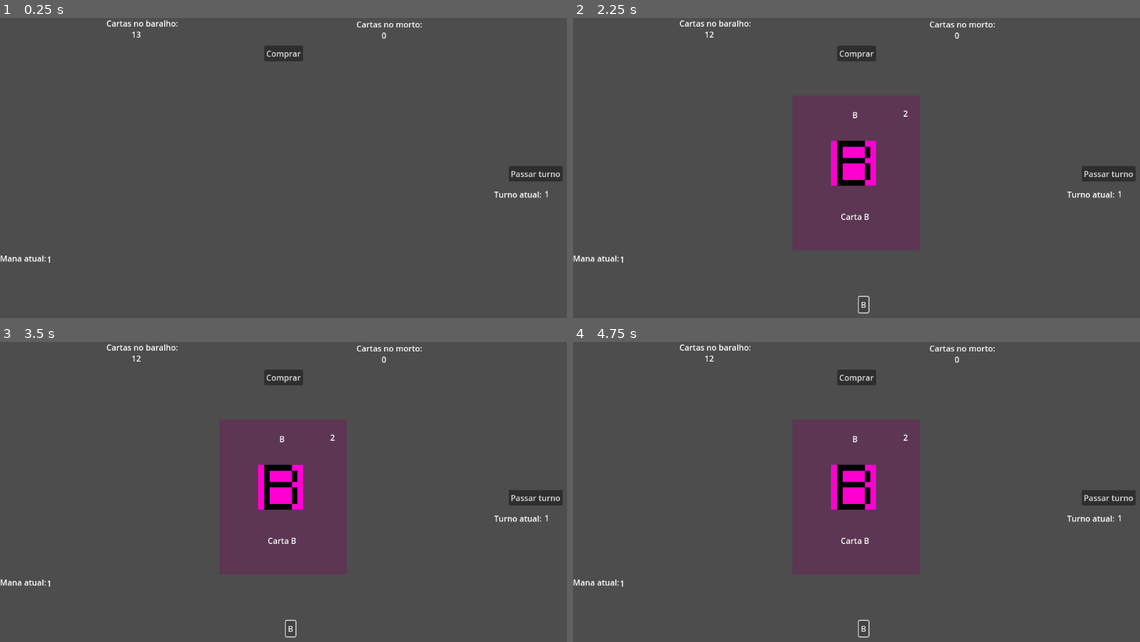
Above: before the commit, frames 1-4 (two rows, left to right).
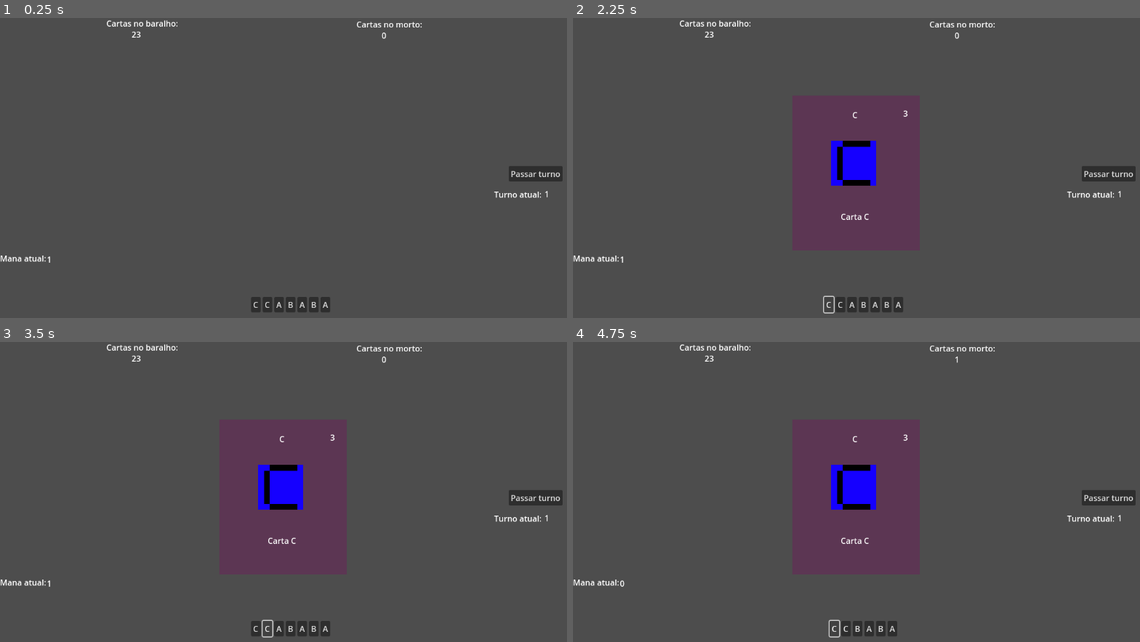
Above: after the commit, the same moments.

Repository: gdp-ufrj/alikia
Game: Godot game, scene res://Scenes/deck_system.tscn
Same seed, same stepped clock (60 frames per second), same inputs: the game is played once before the commit and once after it.
Inputs (mouse positions are in pixels of both pictures, inside the frame that each line leads up to):
- Up to frame 1 (0.25 s): no input
- Up to frame 2 (2.25 s): click (856, 54) at 0.5 s, where only the run before the commit has a clickable "Comprar"; click "B" at 1.25 s; click "B" (after the commit: "C") at 2 s
- Up to frame 3 (3.5 s): click "B" (after the commit: "C") at 2.75 s
- Up to frame 4 (4.75 s): click "B" (after the commit: "A") at 3.5 s; click "B" (after the commit: "C") at 4.25 s

The runs differ from the first frame. In frame 1, 0.9% of the frame differs, in the area x 23-59%, y 4-99%; in frame 2, 1.8%; in frame 3, 1.8%, in the area x 23-60%, y 4-99%; in frame 4, 1.8%.

Commit message:
feat: Compra carta ao iniciar turno

Diff:
--- a/Scenes/deck_system.tscn
+++ b/Scenes/deck_system.tscn
@@ -18,7 +18,7 @@
 deck_count_label = NodePath("DeckControl/DeckCount")
 discard_count_label = NodePath("DiscardControl/DiscardCount")
 equipped_cards = Array[Resource("res://Resources/CardData.gd")]([ExtResource("2_bqs1d"), ExtResource("3_ur5lm"), ExtResource("4_t3snl")])
-equipped_cards_quantity = Array[int]([6, 3, 4])
+equipped_cards_quantity = Array[int]([10, 10, 10])
 
 [node name="DeckControl" type="Control" parent="Deck"]
 layout_mode = 3
@@ -110,18 +110,10 @@
 offset_bottom = 146.0
 alignment = 1
 
-[node name="BuyButton" type="Button" parent="."]
-offset_left = 524.0
-offset_top = 55.0
-offset_right = 601.0
-offset_bottom = 86.0
-text = "Comprar"
-
 [node name="CardZoomControl" parent="." instance=ExtResource("3_mfhcc")]
 
 [node name="TurnManager" parent="." instance=ExtResource("7_43hh3")]
 
 [connection signal="on_card_zoom_enter" from="Hand" to="CardZoomControl" method="_on_hand_on_card_zoom_enter"]
 [connection signal="on_card_zoom_exit" from="Hand" to="CardZoomControl" method="_on_hand_on_card_zoom_exit"]
-[connection signal="pressed" from="BuyButton" to="Hand" method="_on_button_2_pressed"]
 [connection signal="pass_turn" from="TurnManager" to="Hand" method="_on_turn_manager_pass_turn"]
--- a/Scripts/DeckSystem/deck.gd
+++ b/Scripts/DeckSystem/deck.gd
@@ -35,15 +35,19 @@
 	deck_count_label.text = str(len(cards))
 	discard_count_label.text = str(0)
 
-func buy_card():
+func buy_cards(quantity : int = 1):
 	if(len(cards) == 0):
 		shuffle_deck()
 
-	if(len(cards) == 0): return null
+	var bought_cards : Array[CardData] = []
 
-	var card : CardData = cards.pop_front()
+	for i in range(quantity):
+		if(len(cards) == 0): break
+		var card : CardData = cards.pop_front()
+		bought_cards.append(card)
+
 	deck_count_label.text = str(len(cards))
-	return card
+	return bought_cards
 
 func on_use_card(used_card):
 	discard_deck.push_front(used_card)
--- a/Scripts/DeckSystem/hand.gd
+++ b/Scripts/DeckSystem/hand.gd
@@ -3,25 +3,32 @@
 signal on_card_zoom_enter(card : CardData)
 signal on_card_zoom_exit
 
+@export_category("Starting Values")
 @export var starting_mana : int = 1
 @export var max_mana : int = 20
+@export var starting_hand_size : int = 7
+@export var buying_hand_size : int = 3
+
+@export_category("Nodes")
 @export var deck : Node2D
 @export var hand_buttons_control : HBoxContainer
 @export var mana_count_label : Label
 
-var hand : Array
-var currentMana : int
+var hand : Array[CardData]
+var current_mana : int
 
 func _ready():
-	currentMana = starting_mana
-	mana_count_label.text = str(currentMana)
+	current_mana = starting_mana
+	mana_count_label.text = str(current_mana)
+	hand = deck.buy_cards(starting_hand_size)
+	_create_cards_button(hand)
 
 func on_use_card(used_card, used_button):
-	if(currentMana < used_card.mana): return
+	if(current_mana < used_card.mana): return
 	print(used_card.name)
 
-	currentMana -= used_card.mana
-	mana_count_label.text = str(currentMana)
+	current_mana -= used_card.mana
+	mana_count_label.text = str(current_mana)
 
 	deck.on_use_card(used_card)
 	used_button.queue_free()
@@ -34,24 +41,26 @@
 func card_zoom_exit():
 	on_card_zoom_exit.emit()
 
-func _on_button_2_pressed():
-	var card : CardData = deck.buy_card()
-	hand.push_back(card)
+func _create_cards_button(cards : Array[CardData]):
+	for card in cards:
+		var button : = Button.new()
+		button.text = card.name
 
-	var button : = Button.new()
-	button.text = card.name
+		hand_buttons_control.add_child(button)
+		button.size_flags_vertical = Control.SIZE_SHRINK_CENTER
 
-	hand_buttons_control.add_child(button)
-	button.size_flags_vertical = Control.SIZE_SHRINK_CENTER
-
-	button.pressed.connect(self.on_use_card.bind(card, button))
-	button.mouse_entered.connect(self.card_zoom_enter.bind(card))
-	button.mouse_exited.connect(self.card_zoom_exit.bind())
+		button.pressed.connect(self.on_use_card.bind(card, button))
+		button.mouse_entered.connect(self.card_zoom_enter.bind(card))
+		button.mouse_exited.connect(self.card_zoom_exit.bind())
 
 
 func _on_turn_manager_pass_turn(turn):
-	currentMana = clamp(currentMana + turn, 0, max_mana)
-	mana_count_label.text = str(currentMana)
+	current_mana = clamp(current_mana + turn, 0, max_mana)
+	mana_count_label.text = str(current_mana)
+
+	var new_cards : Array[CardData] = deck.buy_cards(buying_hand_size)
+	hand += new_cards
+	_create_cards_button(new_cards)
 	print('--------------')
 	print('Turn: ', turn)
-	print('CurrentMana: ', currentMana)
+	print('CurrentMana: ', current_mana)
